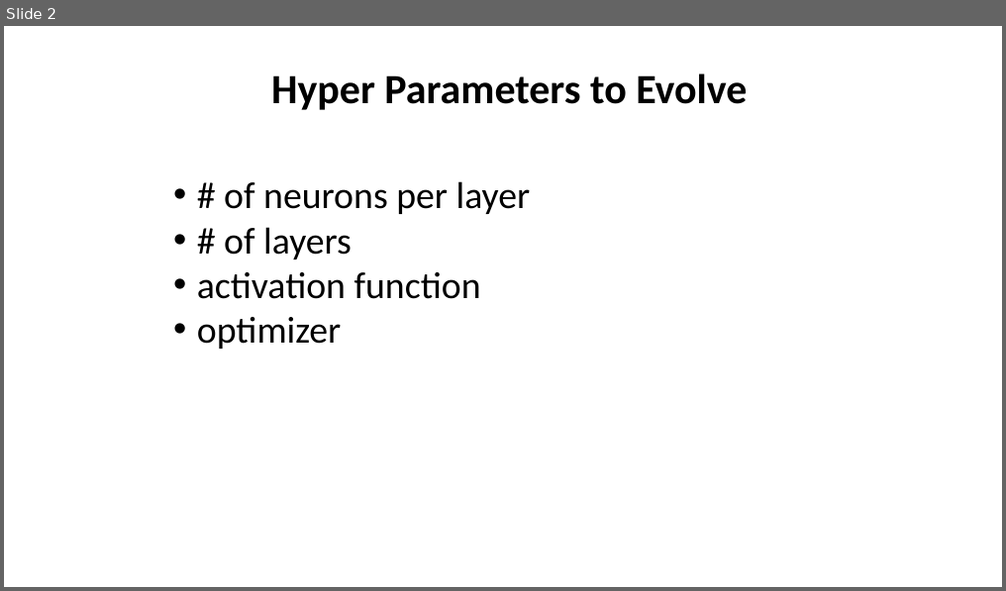
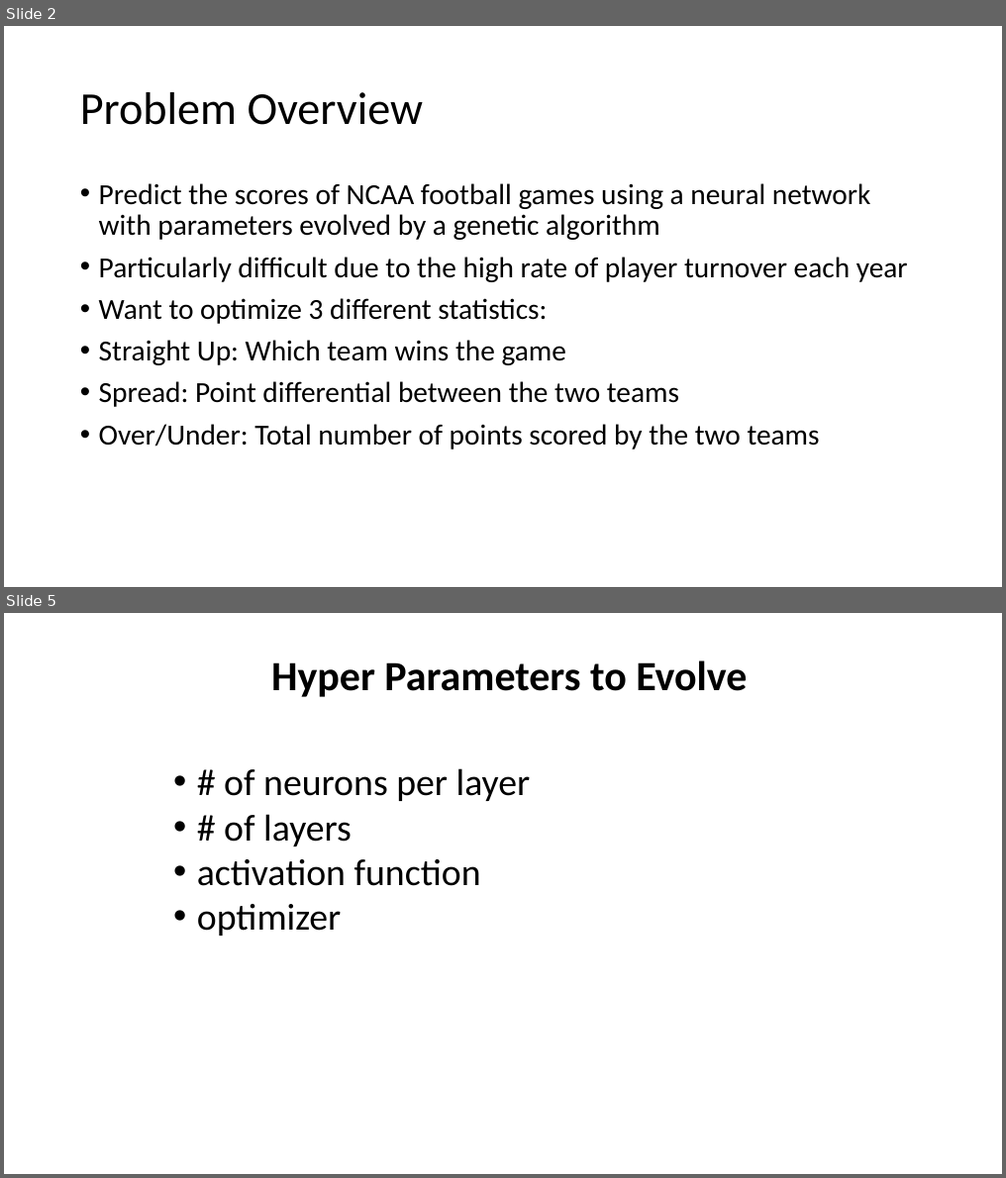
Before and after one commit to cjmasini/football_predictor, a slide deck: Presentation.pptx. Shown one above the other, each under a label of ours: slide 2 before the commit, slides 2 and 5 after it; the slides between them are not shown. The pictures are 1006x591 and 1006x1178 pixels, drawn with LibreOffice and Linux fonts; fonts in the diff are those of the drawing. Boxes give left, top, right and bottom in pixels: in the first picture for what was removed or moved away, otherwise in the second. Text is boxed around its words. In the diff, an @@ line names an element or a change of style, - is before the commit and + after.

```diff
--- a/Presentation.pptx
+++ b/Presentation.pptx
@@ slide 2 added at (4,26,1002,587), background #FFFFFF @@
@@ title added at (80,92,424,125), 44 pt, text #000000 @@
+Problem Overview
@@ text added at (99,183,908,450), 28 pt, text #000000 @@
+• Predict the scores of NCAA football games using a neural network with parameters evolved by a genetic algorithm
+• Particularly difficult due to the high rate of player turnover each year
+• Want to optimize 3 different statistics:
+• Straight Up: Which team wins the game
+• Spread: Point differential between the two teams
+• Over/Under: Total number of points scored by the two teams
@@ what was slide 2 is now slide 5 @@
```
Also in this commit, not shown: 2 slides changed, 3 other slides added, 1 other file.
